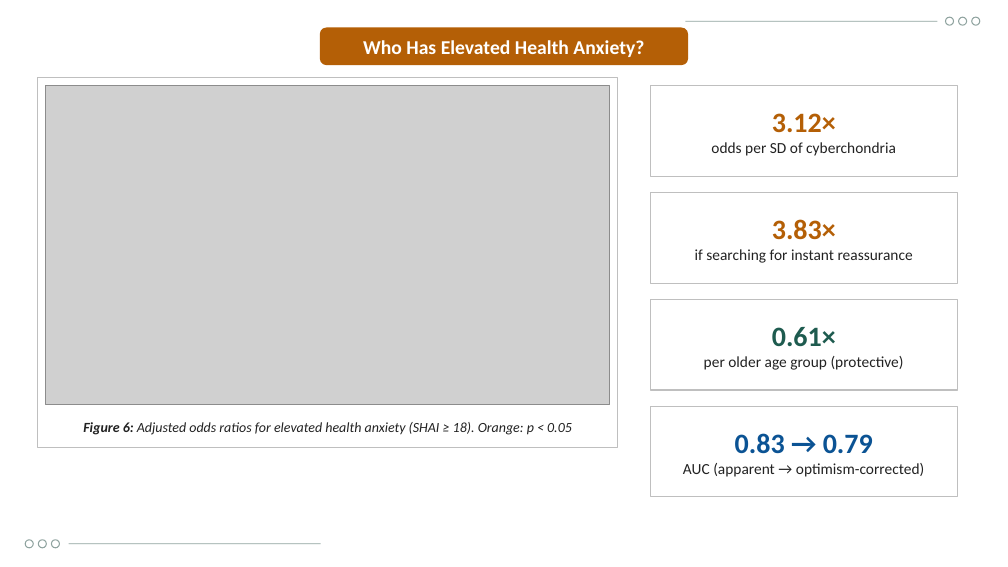
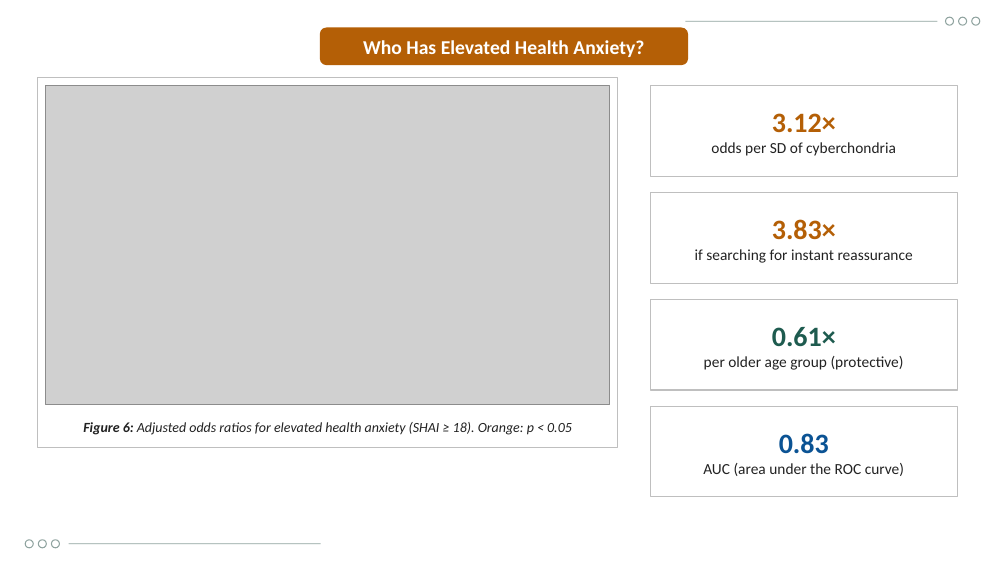
Before and after one commit to Yaseen279/History-Exam, a slide deck: slide 20 of research/output/study/Defence_Presentation_UOBCOM.pptx. Drawn at 1008x567 pixels with LibreOffice and Linux fonts; fonts in the diff are those of the drawing; grey boxes stand for pictures; background and template pictures are left out. Boxes give left, top, right and bottom in pixels: in the first picture for what was removed or moved away, otherwise in the second. Text is boxed around its words. In the diff, an @@ line names an element or a change of style, - is before the commit and + after.

```diff
--- a/research/output/study/Defence_Presentation_UOBCOM.pptx
+++ b/research/output/study/Defence_Presentation_UOBCOM.pptx
@@ text at (703, 433, 904, 476): text changed @@
-0.83 → 0.79
-AUC (apparent → optimism-corrected)
+0.83
+AUC (area under the ROC curve)
```
Also in this commit, not shown: 12 other slides changed, 14 other files.
